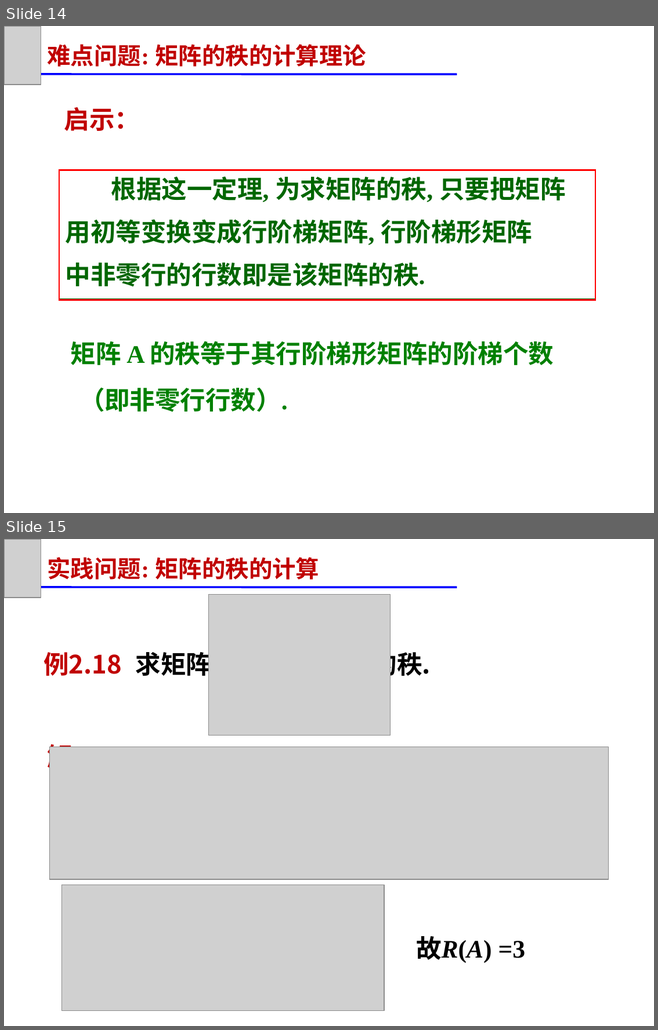
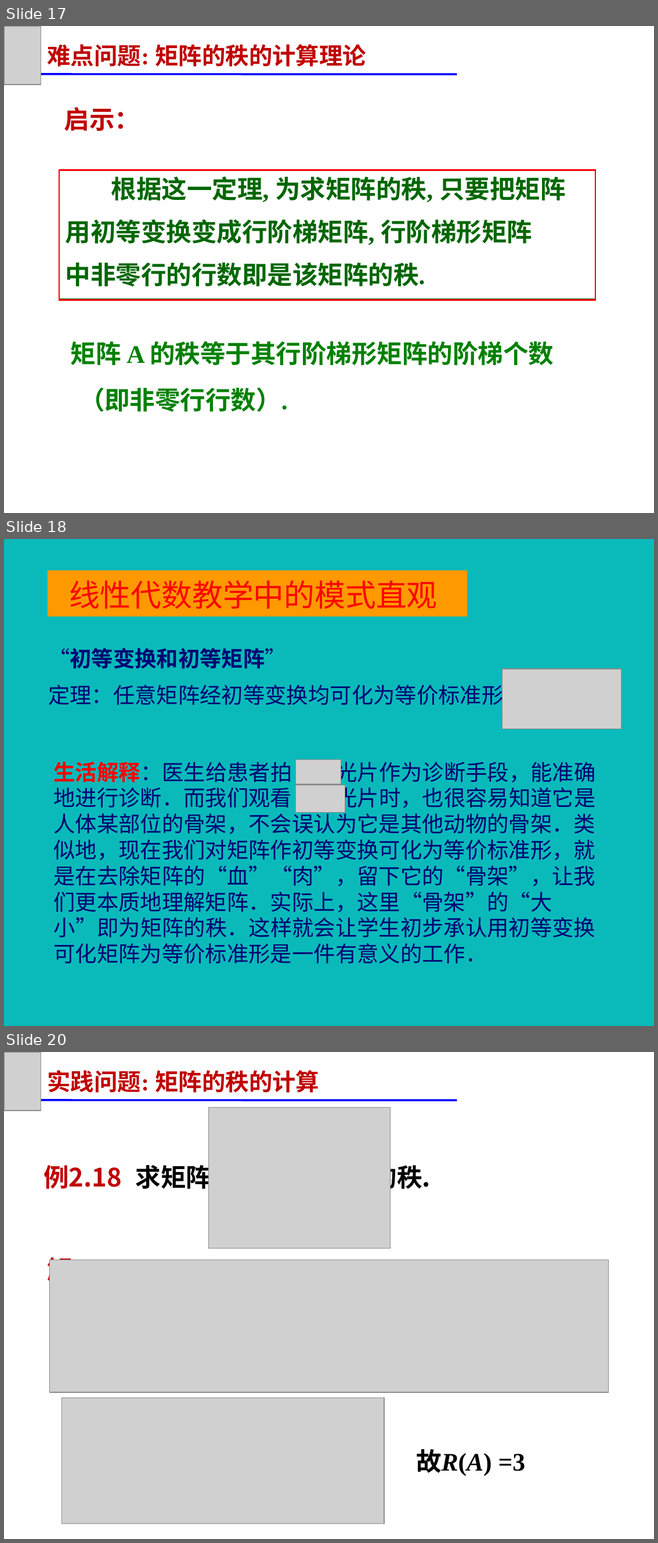
Before and after one commit to zeemeil/zeemeil.github.io, a slide deck: files/2025_2_LM/1104_0206.pptx. Shown one above the other, each under a label of ours: slides 14 and 15 before the commit, slides 17, 18 and 20 after it; the slides between them are not shown. The pictures are 658x1030 and 658x1543 pixels, drawn with LibreOffice and Linux fonts; fonts in the diff are those of the drawing; grey boxes stand for pictures. Boxes give left, top, right and bottom in pixels: in the first picture for what was removed or moved away, otherwise in the second. Text is boxed around its words. In the diff, an @@ line names an element or a change of style, - is before the commit and + after.

```diff
--- a/files/2025_2_LM/1104_0206.pptx
+++ b/files/2025_2_LM/1104_0206.pptx
@@ slide 18 added at [4,539,654,1026], background #0ABABA @@
@@ rectangle added at [48,570,467,616], fill #FF9900, 34 pt, text #FF0000 @@
+线性代数教学中的模式直观
@@ text added at [48,648,503,709], 24 pt, text #000072 @@
+“初等变换和初等矩阵”
+定理：任意矩阵经初等变换均可化为等价标准形
@@ picture added at [502,669,621,729] @@
@@ text added at [54,759,596,964], 24 pt, text #000072 @@
+生活解释：医生给患者拍 光片作为诊断手段，能准确地进行诊断．而我们观看 光片时，也很容易知道它是人体某部位的骨架，不会误认为它是其他动物的骨架．类似地，现在我们对矩阵作初等变换可化为等价标准形，就是在去除矩阵的“血”“肉”，留下它的“骨架”，让我们更本质地理解矩阵．实际上，这里“骨架”的“大小”即为矩阵的秩．这样就会让学生初步承认用初等变换可化矩阵为等价标准形是一件有意义的工作．
@@ picture added at [296,760,341,784] @@
@@ picture added at [296,785,345,813] @@
@@ what was slide 14 is now slide 17 @@
@@ what was slide 15 is now slide 20 @@
```
Also in this commit, not shown: 1 slide changed, 9 other slides added, 1 slide removed, 10 other files.
